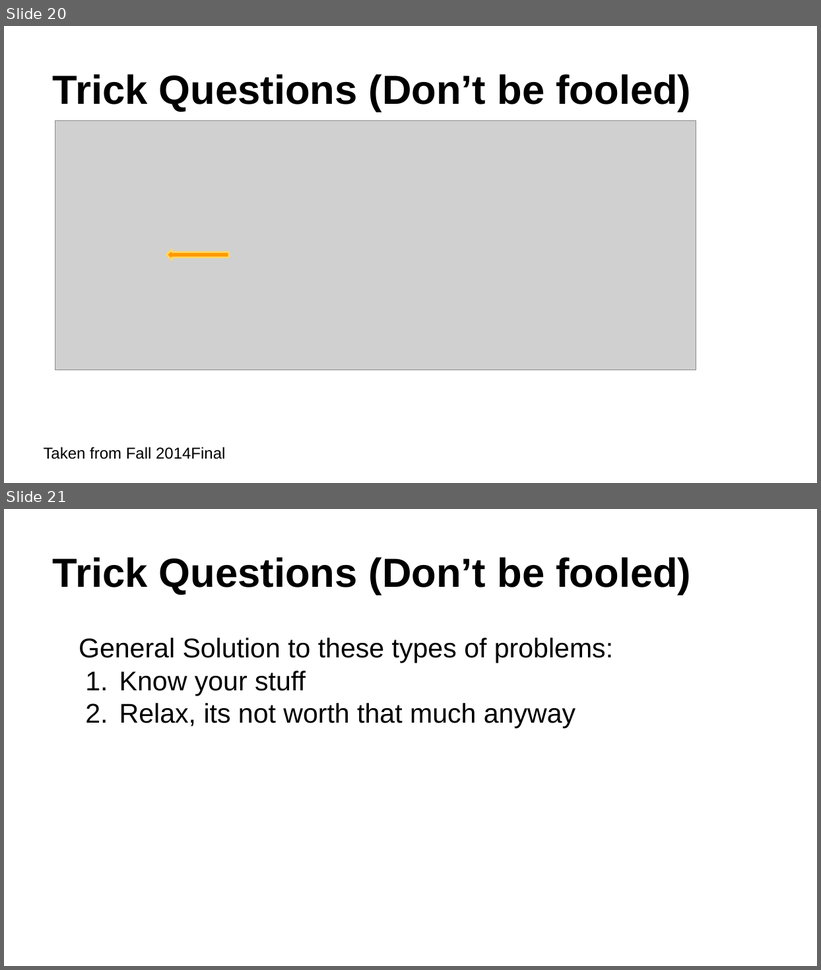
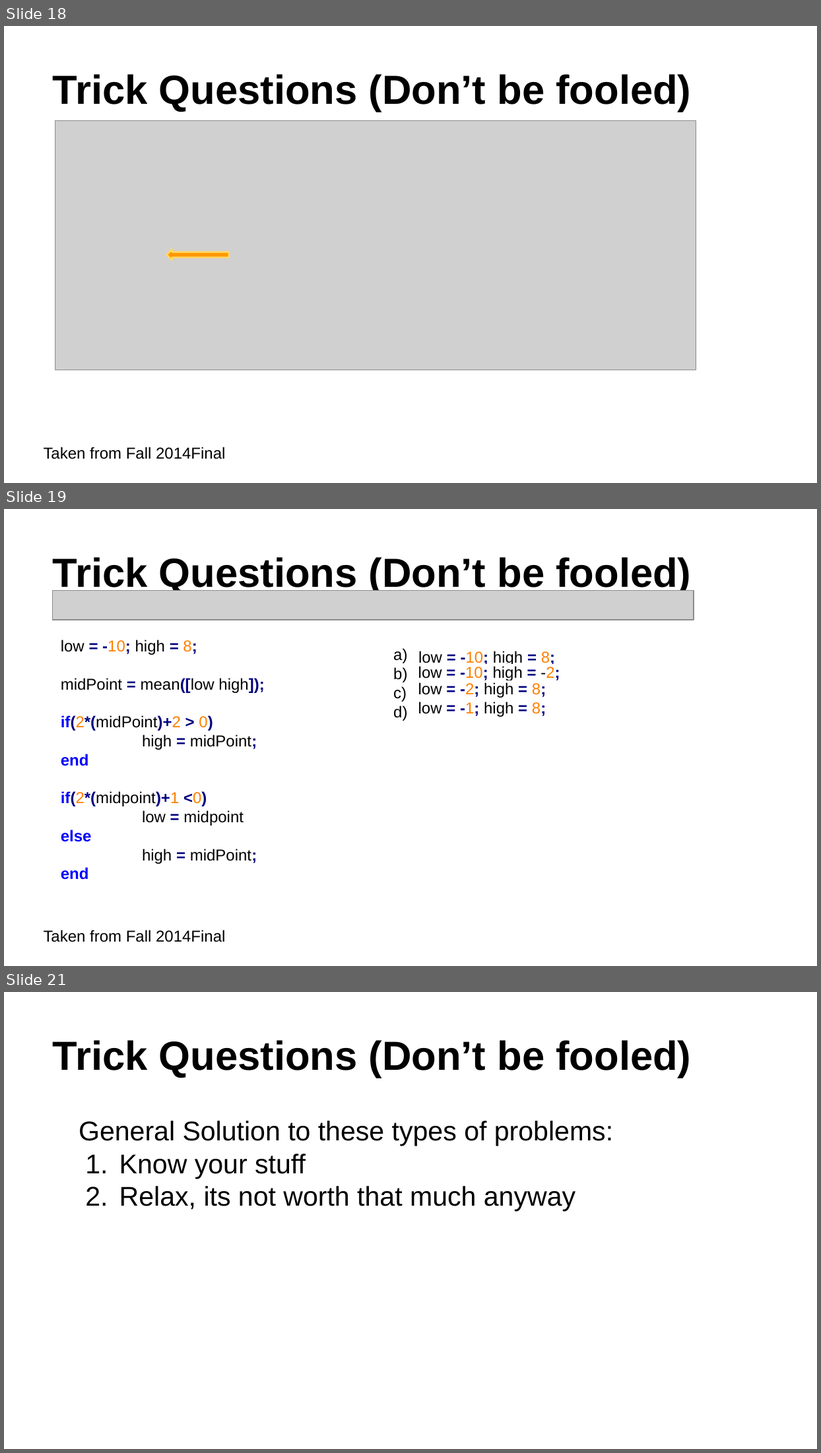
Before and after one commit to shabbir-hussain/Tutorials, a slide deck: Comp208/finalReview/SOLUTIONS Comp208 final review slides F14 .pptx. Shown one above the other, each under a label of ours: slides 20 and 21 before the commit, slides 18, 19 and 21 after it; the slides between them are not shown. The pictures are 821x970 and 821x1453 pixels, drawn with LibreOffice and Linux fonts; fonts in the diff are those of the drawing; grey boxes stand for pictures. Boxes give left, top, right and bottom in pixels: in the first picture for what was removed or moved away, otherwise in the second. Text is boxed around its words. In the diff, an @@ line names an element or a change of style, - is before the commit and + after.

```diff
--- a/Comp208/finalReview/SOLUTIONS Comp208 final review slides F14 .pptx
+++ b/Comp208/finalReview/SOLUTIONS Comp208 final review slides F14 .pptx
@@ slide 19 added at <box>4,509,817,966</box>, background #FFFFFF @@
@@ title added at <box>53,557,691,595</box>, 36 pt, text #000000, bold @@
+Trick Questions (Don’t be fooled)
@@ picture added at <box>53,590,694,620</box> @@
@@ text added at <box>61,640,264,880</box>, 14 pt, text #000000 @@
+low = -10; high = 8;
+midPoint = mean([low high]);
+if(2*(midPoint)+2 > 0)
+high = midPoint;
+end
+if(2*(midpoint)+1 <0)
+low = midpoint
+else
+high = midPoint;
+end
@@ text added at <box>393,648,407,721</box>, 14 pt, text #000000 @@
+a)
+b)
+c)
+d)
@@ text added at <box>418,651,555,667</box>, 14 pt, text #000000 @@
+low = -10; high = 8;
@@ text added at <box>418,666,560,681</box>, 14 pt, text #000000 @@
+low = -10; high = -2;
@@ text added at <box>418,683,546,698</box>, 14 pt, text #000000 @@
+low = -2; high = 8;
@@ text added at <box>418,702,546,717</box>, 14 pt, text #000000 @@
+low = -1; high = 8;
@@ text added at <box>44,930,225,943</box>, 14 pt, text #000000 @@
+Taken from Fall 2014Final
@@ what was slide 20 is now slide 18 @@
```
Also in this commit, not shown: 1 slide changed, 1 other slide added, 2 slides removed, 1 other file.
